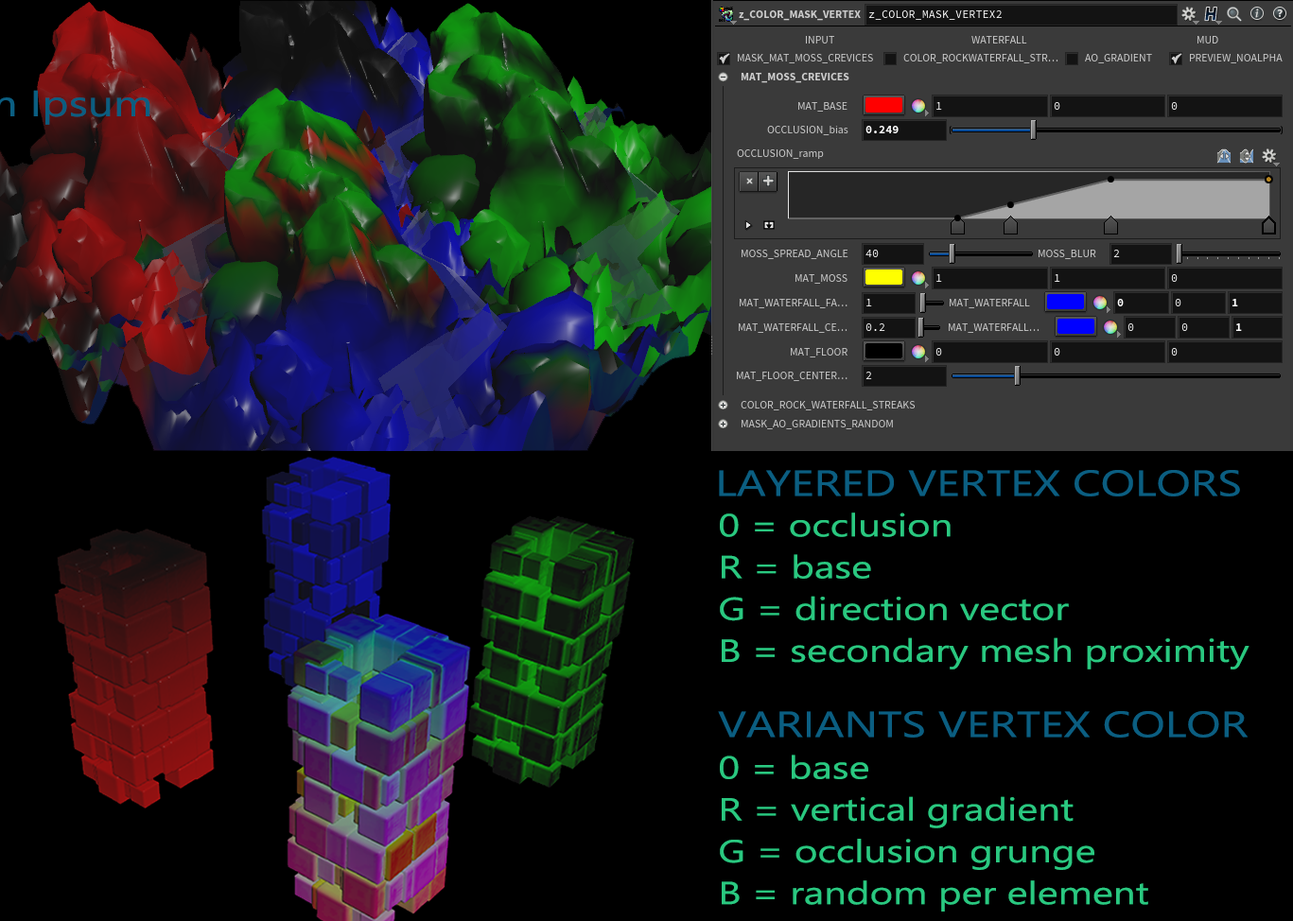
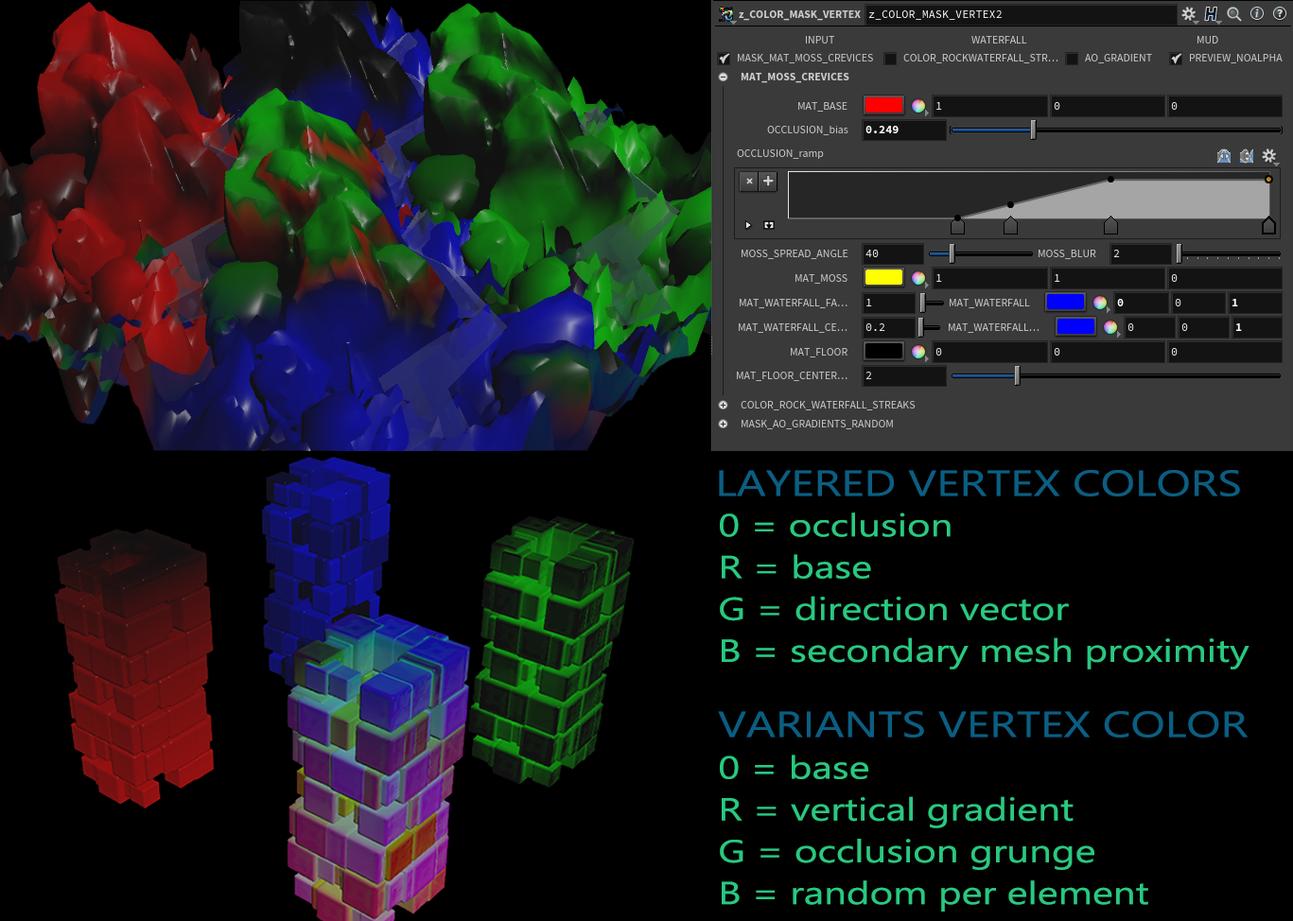
The second 1293 x 921 image is a revision of the first. Changes to its layers:
hid "Lorem Ipsum" over [0, 89, 151, 125]
